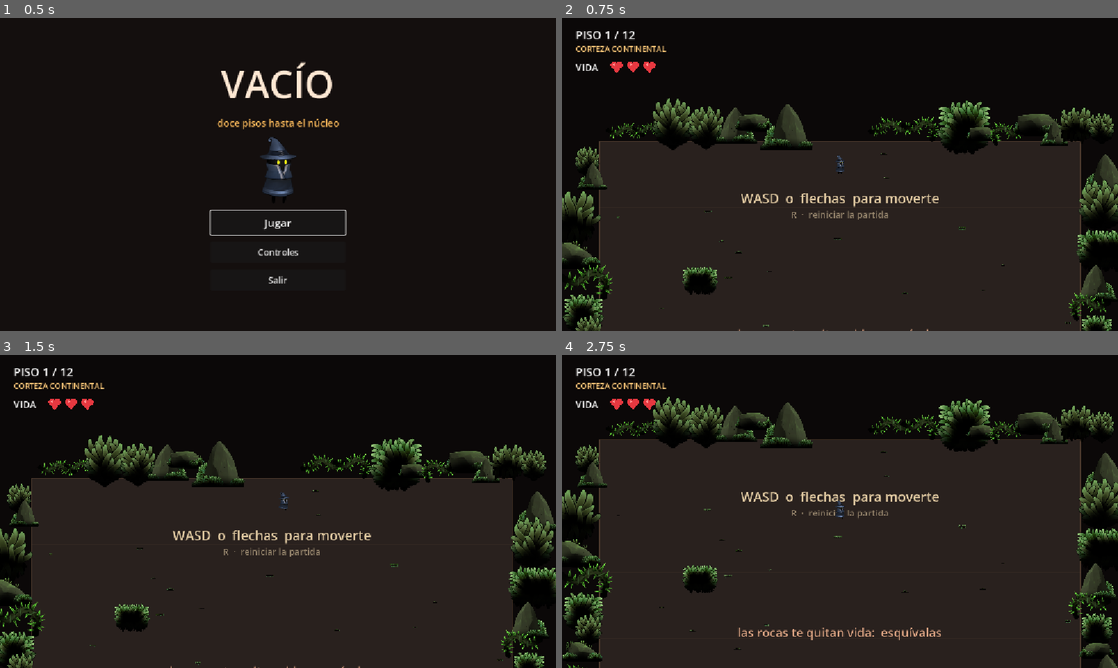
Above: before the commit, frames 1-4 (two rows, left to right).
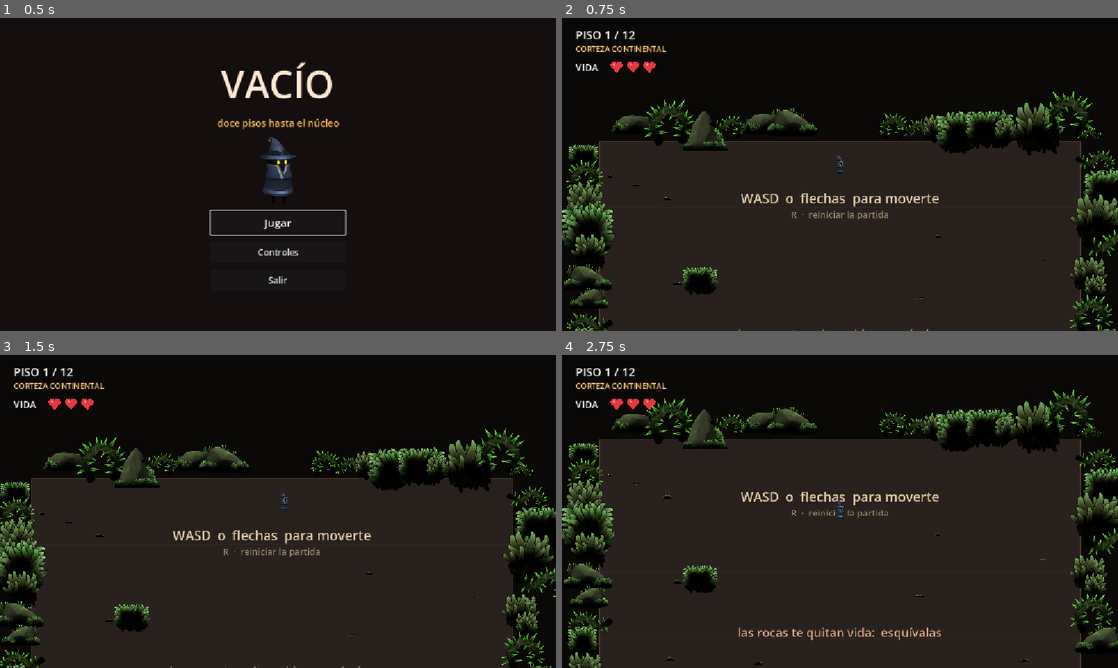
Above: after the commit, the same moments.

Repository: MatiasRodrigo0502/Vacio
Game: Godot game, scene res://scenes/MenuPrincipal.tscn
Same seed, same stepped clock (60 frames per second), same inputs: the game is played once before the commit and once after it.
Inputs:
- Up to frame 1 (0.5 s): no input
- Up to frame 2 (0.75 s): click "Jugar" at 0.5 s
- Up to frame 3 (1.5 s): tap Enter at 1.25 s; hold D (mover_derecha) from 1.28 s (still down); hold R (reiniciar_partida) from 1.28 s (still down)
- Up to frame 4 (2.75 s): release D (mover_derecha) at 2.03 s; release R (reiniciar_partida) at 2.03 s; hold S (mover_abajo) from 2.03 s (still down); tap R (reiniciar_partida) at 2.1 s

Frame 1 is identical in both runs. In frame 2, 11% of the frame differs, in the area x 0-100%, y 23-100%; in frame 3, 10%; in frame 4, 12%, in the area x 0-100%, y 11-100%.

Commit message:
Las piedras pequenas tambien quitan vida
Eran Sprite2D sueltos sin colision y confundian: el jugador no entendia
por que unas rocas hacian dano y otras no. Ahora pasan por el pool de
obstaculos como las demas.

Al hacer dano tienen que jugar con las mismas reglas que las rocas
grandes, asi que respetan los despejes de la entrada, de la salida y de
los carteles del tutorial. Efecto visible: la zona donde apareces queda
mas despejada que antes, porque ahi ya no puede haber ninguna.

Tambien suben un poco de tamano (de 12-30 px a 16-34) para que se vean
antes de tocarlas, y el pool pasa de 40 piezas a 110, que es lo que gasta
ahora un piso.

Lo unico decorativo que queda es la vegetacion de las plataformas: una
planta no es una roca y no tiene por que doler.

Medido en los 12 pisos: entre 34 y 45 obstaculos por piso, ocupando entre
el 2,3% y el 6,3% del suelo. Comprobado que una piedra de 23 px quita
vida, y el recorrido completo hasta la victoria sigue bien.

Co-Authored-By: Claude Opus 5 <noreply@anthropic.com>

Diff:
--- a/scripts/piso.gd
+++ b/scripts/piso.gd
@@ -342,12 +342,13 @@
 		_decoracion.add_child(planta)
 
 
-## Reparte piedras pequenas por el suelo. Son solo decoracion: sin colision y
-## sin logica.
-##
-## POR QUE NO PASAN POR EL POOL: no tienen fisica, son pocas y mueren con el
-## piso. Meterlas en el pool anadiria contabilidad a cambio de nada. El pool
-## existe por los Area2D, que son los caros de crear y destruir.
+## Reparte piedras pequenas por el suelo. Tambien quitan vida: lo que parece una
+## roca tiene que comportarse como una roca, aunque sea pequena.
+##
+## Por eso pasan por el pool de obstaculos y respetan los mismos despejes que
+## las rocas grandes (entrada, salida y carteles del tutorial). Antes eran
+## Sprite2D sueltos sin colision y confundian: el jugador las esquivaba o se las
+## comia sin entender por que unas hacian dano y otras no.
 ##
 ## Se generan con el MISMO generador que las rocas y despues que ellas, para no
 ## alterar la secuencia de numeros: si no, anadir decoracion moveria de sitio
@@ -357,28 +358,36 @@
 	# Solo piedras: la vegetacion va sobre las plataformas, agrupada. Repartirla
 	# tambien por aqui la devolveria al "puesto al azar" que queriamos quitar.
 	var piedras := catalogo.texturas_de("piedra")
-	if piedras.is_empty():
+	if piedras.is_empty() or _pool == null:
 		return
 
 	# La cantidad sale de la superficie del piso, no de un numero fijo: el piso 1
 	# tiene casi cuatro veces el area del 12, y con una cifra fija uno queda
 	# desierto y el otro abarrotado.
+	var entrada := Vector2(0.0, -_alto() * 0.5 + MARGEN_ENTRADA)
+	var salida := Vector2(0.0, _alto() * 0.5 - MARGEN_SALIDA)
+
 	var cuantas := int(_ancho() * _alto() / 80000.0) + datos.cantidad_obstaculos
 	for _i in cuantas:
-		var textura: Texture2D = piedras[generador.randi() % piedras.size()]
-		var lado := generador.randf_range(12.0, 30.0)
-
-		var adorno := Sprite2D.new()
-		adorno.texture = textura
-		adorno.scale = Vector2.ONE * (lado / maxf(textura.get_size().x, textura.get_size().y))
-		# Volteo horizontal en vez de rotacion: el arte tiene la luz desde
-		# arriba y rotarlo delataria que son recortes de un atlas.
-		adorno.flip_h = generador.randf() < 0.5
-		adorno.modulate = Color(tinte.r, tinte.g, tinte.b, 0.8)
-		adorno.position = Vector2(
+		var lado := generador.randf_range(16.0, 34.0)
+		var sitio := Vector2(
 			generador.randf_range(-_ancho() * 0.5 + 24.0, _ancho() * 0.5 - 24.0),
 			generador.randf_range(-_alto() * 0.5 + 24.0, _alto() * 0.5 - 24.0))
-		_decoracion.add_child(adorno)
+
+		# Los mismos despejes que las rocas grandes: ahora hacen dano, asi que
+		# una piedra pegada al circulo de salida o encima de un cartel serian
+		# igual de injustas.
+		if sitio.distance_to(entrada) < DESPEJE_ENTRADA:
+			continue
+		if sitio.distance_to(salida) < DESPEJE_SALIDA:
+			continue
+		if _pisa_un_cartel(sitio, Vector2(lado, lado)):
+			continue
+
+		var piedra := _pool.obtener()
+		piedra.preparar(to_global(sitio), piedras[generador.randi() % piedras.size()],
+			lado, tinte, datos.velocidad_obstaculos)
+		_obstaculos.append(piedra)
 
 
 ## Rodea el area jugable con rocas, para que el limite deje de ser una linea
--- a/scripts/pool_obstaculos.gd
+++ b/scripts/pool_obstaculos.gd
@@ -17,7 +17,7 @@
 
 ## Cuantos obstaculos se crean al arrancar. Conviene que cubra el piso mas
 ## cargado para no instanciar nada durante la partida.
-@export var tamano_inicial: int = 40
+@export var tamano_inicial: int = 110
 
 var _libres: Array[Obstaculo] = []
 var _en_uso: Array[Obstaculo] = []
Not shown, changed: CLAUDE.md
Not shown, changed: assets/README.md
